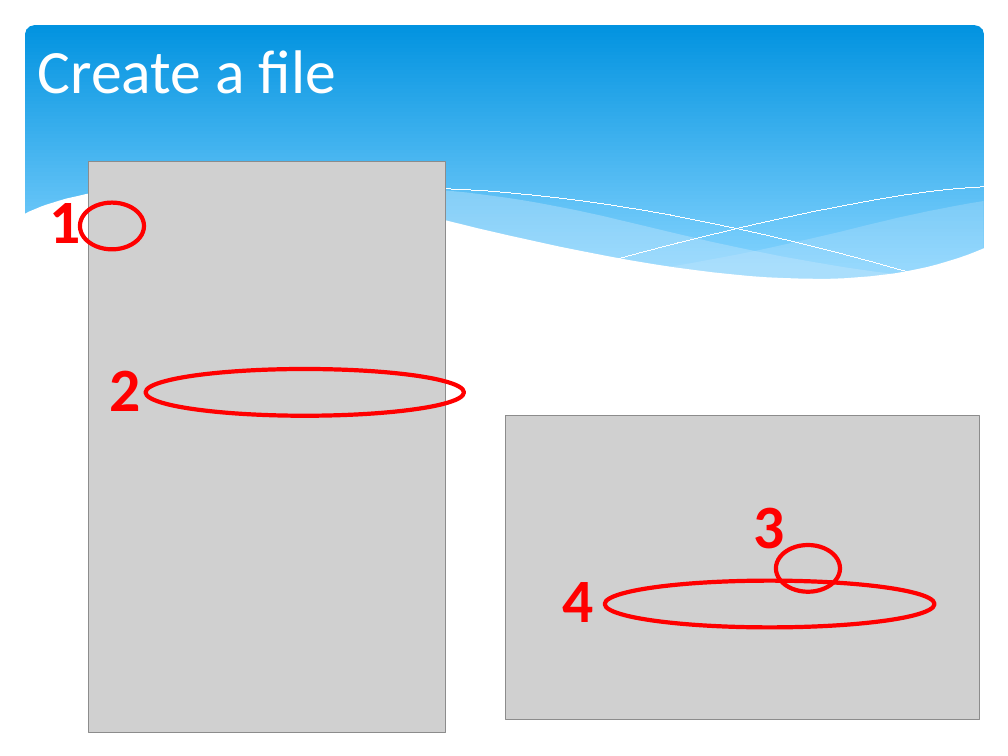
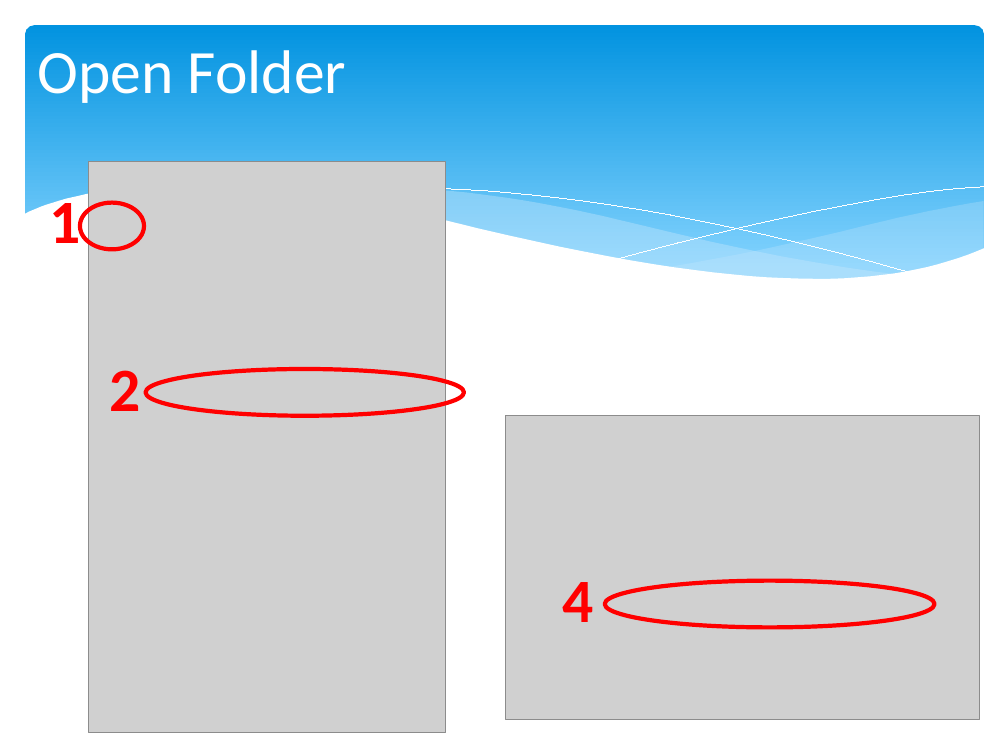
Before and after one commit to chris-turps/QA_Python3, a slide deck: slide 7 of DG_01 VSC-Setup.pptx (slide 4 before the commit). Drawn at 1008x756 pixels with LibreOffice and Linux fonts; fonts in the diff are those of the drawing; grey boxes stand for pictures. Boxes give left, top, right and bottom in pixels: in the first picture for what was removed or moved away, otherwise in the second. Text is boxed around its words. In the diff, an @@ line names an element or a change of style, - is before the commit and + after.

```diff
--- a/DG_01 VSC-Setup.pptx
+++ b/DG_01 VSC-Setup.pptx
@@ title at (x1=38, y1=50, x2=346, y2=103): text changed @@
-Create a file
+Open Folder
@@ text removed at (x1=753, y1=507, x2=784, y2=563) @@
-3
@@ ellipse removed at (x1=776, y1=545, x2=841, y2=592) @@
```
Also in this commit, not shown: 1 other slide changed, 2 slides added, 4 other files.
